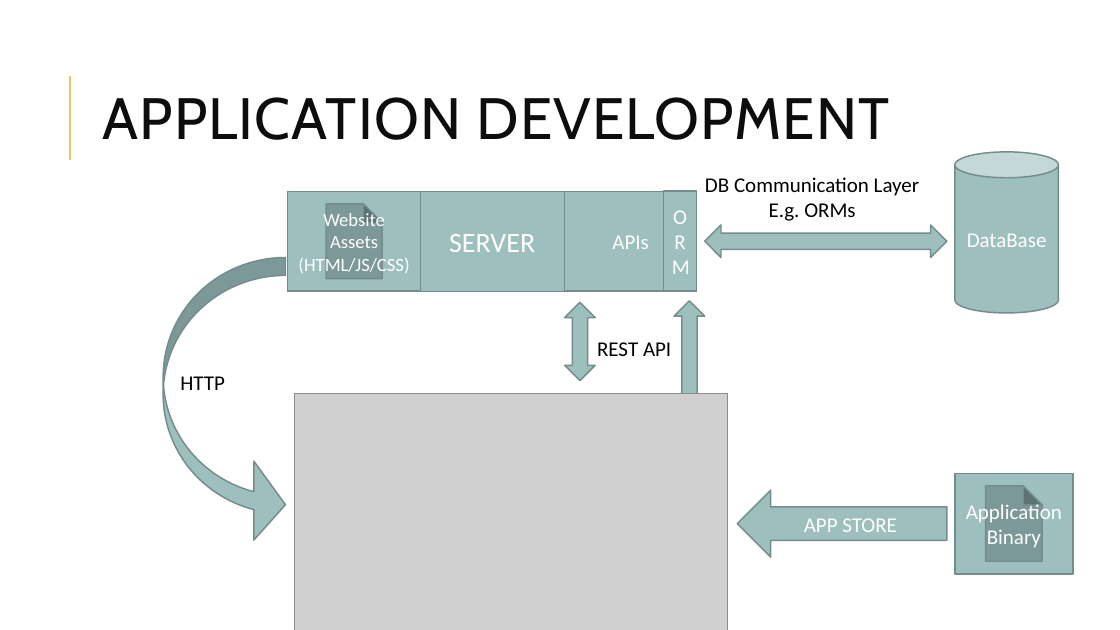
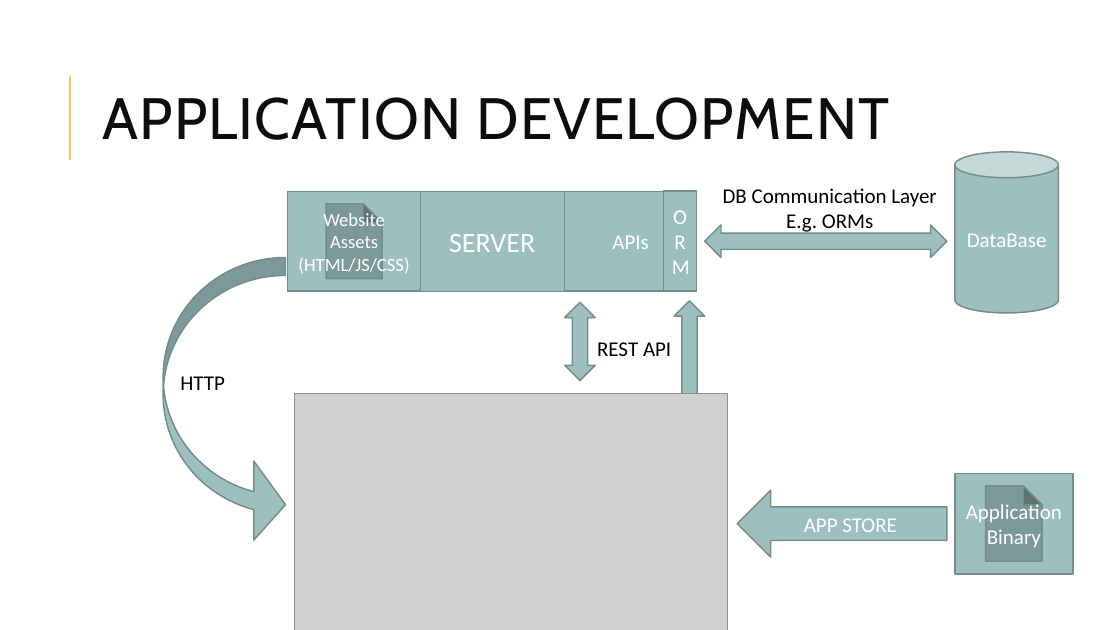
Before and after one commit to bogas04/MVP-Generator, a slide deck: slide 19 of docs/Final/Presentation.pptx (slide 12 before the commit). Drawn at 1120x630 pixels with LibreOffice and Linux fonts; fonts in the diff are those of the drawing; grey boxes stand for pictures. Boxes give left, top, right and bottom in pixels: in the first picture for what was removed or moved away, otherwise in the second. Text is boxed around its words. In the diff, an @@ line names an element or a change of style, - is before the commit and + after.

```diff
--- a/docs/Final/Presentation.pptx
+++ b/docs/Final/Presentation.pptx
@@ text "DB Communication Layer E.g. ORMs": place and size @@
-text "DB Communication Layer E.g. ORMs" at box(705, 177, 919, 221)
+text "DB Communication Layer E.g. ORMs" at box(723, 188, 936, 235)
```
Also in this commit, not shown: 11 other slides changed, 16 slides added, 7 slides removed.
